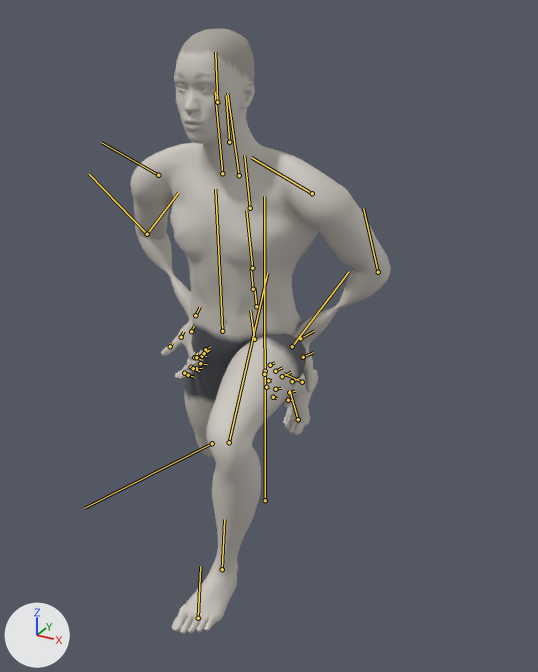
What one commit did to the glTF model exports/split-squat.glb.
One viewpoint serves both versions: a 50 mm lens placed at (0.959, -1.719, 1.435), pointed at (0.047, -0.061, 0.606). Every picture has the same lights, and +X, +Y and +Z are marked at lower left. The picture after the commit comes second. Both versions are drawn at frame 63 of the action 'split-squat_left'; the numbers are the values there. The bones that change, and the others that lie on the model, are drawn over the model as lines.
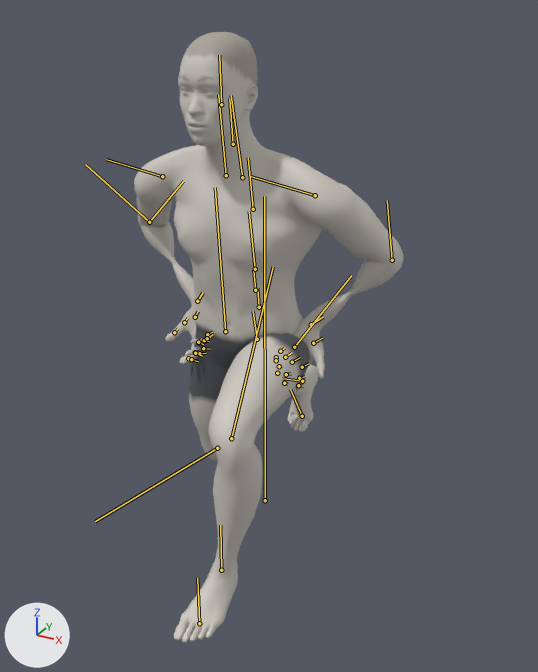
The change, as a diff of the scene's bpy script:
```diff
--- a/exports/split-squat.glb.py
+++ b/exports/split-squat.glb.py
@@ bone_pelvis @@
 bone_pelvis = bpy.data.objects['Body'].pose.bones['pelvis']  # child of 'Root'
-bone_pelvis.location = (0.056, -0.391, 0.0)
+bone_pelvis.location = (0.041, -0.398, 0.0)
@@ bone_upperarm_l @@
 bone_upperarm_l = bpy.data.objects['Body'].pose.bones['upperarm_l']  # child of 'clavicle_l'
-bone_upperarm_l.rotation_quaternion = (0.806, -0.172, -0.385, -0.416)  # degrees (4, -50, -56)
+bone_upperarm_l.rotation_quaternion = (0.794, -0.158, -0.338, -0.48)  # degrees (6, -43, -65)
@@ bone_lowerarm_l @@
 bone_lowerarm_l = bpy.data.objects['Body'].pose.bones['lowerarm_l']  # child of 'upperarm_l'
-bone_lowerarm_l.rotation_quaternion = (0.942, 0.123, -0.267, 0.16)  # degrees (10, -33, 16)
+bone_lowerarm_l.rotation_quaternion = (0.912, 0.13, -0.315, 0.23)  # degrees (7, -39, 26)
@@ bone_upperarm_r @@
 bone_upperarm_r = bpy.data.objects['Body'].pose.bones['upperarm_r']  # child of 'clavicle_r'
-bone_upperarm_r.rotation_quaternion = (0.806, 0.172, 0.385, -0.416)  # degrees (-4, 50, -56)
+bone_upperarm_r.rotation_quaternion = (0.794, 0.158, 0.338, -0.48)  # degrees (-6, 43, -65)
@@ bone_lowerarm_r @@
 bone_lowerarm_r = bpy.data.objects['Body'].pose.bones['lowerarm_r']  # child of 'upperarm_r'
-bone_lowerarm_r.rotation_quaternion = (0.942, -0.123, 0.267, 0.16)  # degrees (-10, 33, 16)
+bone_lowerarm_r.rotation_quaternion = (0.912, -0.13, 0.315, 0.23)  # degrees (-7, 39, 26)
@@ bone_thigh_l @@
 bone_thigh_l = bpy.data.objects['Body'].pose.bones['thigh_l']  # child of 'pelvis'
-bone_thigh_l.rotation_quaternion = (0.701, -0.028, 0.058, 0.71)  # degrees (2, 7, 91)
+bone_thigh_l.rotation_quaternion = (0.691, -0.046, 0.069, 0.718)  # degrees (2, 9, 92)
@@ bone_calf_l @@
 bone_calf_l = bpy.data.objects['Body'].pose.bones['calf_l']  # child of 'thigh_l'
-bone_calf_l.rotation_quaternion = (0.727, -0.029, 0.087, -0.68)  # degrees (-9, 5, -87)
+bone_calf_l.rotation_quaternion = (0.733, -0.013, 0.072, -0.677)  # degrees (-7, 5, -86)
@@ bone_foot_l @@
 bone_foot_l = bpy.data.objects['Body'].pose.bones['foot_l']  # child of 'calf_l'
-bone_foot_l.rotation_quaternion = (0.979, 0.131, -0.052, 0.15)  # degrees (14, -8, 16)
+bone_foot_l.rotation_quaternion = (0.989, 0.132, -0.038, 0.051)  # degrees (15, -5, 5)
@@ bone_thigh_r @@
 bone_thigh_r = bpy.data.objects['Body'].pose.bones['thigh_r']  # child of 'pelvis'
-bone_thigh_r.rotation_quaternion = (0.995, -0.042, -0.088, 0.022)  # degrees (-5, -10, 3)
+bone_thigh_r.rotation_quaternion = (0.996, -0.019, -0.083, 0.035)  # degrees (-3, -9, 4)
@@ bone_calf_r @@
 bone_calf_r = bpy.data.objects['Body'].pose.bones['calf_r']  # child of 'thigh_r'
-bone_calf_r.rotation_quaternion = (0.735, 0.029, -0.086, -0.672)  # degrees (9, -5, -85)
+bone_calf_r.rotation_quaternion = (0.72, 0.013, -0.073, -0.69)  # degrees (7, -5, -88)
@@ bone_foot_r @@
 bone_foot_r = bpy.data.objects['Body'].pose.bones['foot_r']  # child of 'calf_r'
-bone_foot_r.rotation_quaternion = (0.93, -0.076, 0.146, 0.329)  # degrees (-3, 19, 38)
+bone_foot_r.rotation_quaternion = (0.955, -0.07, 0.11, 0.267)  # degrees (-4, 14, 31)
```

Pixel boxes [x1, y1, x2, y2] of what changed, in the pictures (538 x 672 px):
'Mesh_0', posed
    before: [131, 28, 391, 634]
    after: [134, 32, 404, 643]
bone 'pelvis', root to tip
    before: (254, 339) to (250, 310)
    after: (257, 339) to (253, 311)
bone 'upperarm_l', root to tip
    before: (312, 193) to (251, 157)
    after: (315, 195) to (249, 176)
bone 'lowerarm_l', root to tip
    before: (378, 272) to (363, 208)
    after: (392, 260) to (387, 200)
bone 'upperarm_r', root to tip
    before: (158, 175) to (101, 142)
    after: (162, 176) to (106, 159)
bone 'lowerarm_r', root to tip
    before: (147, 234) to (89, 174)
    after: (149, 222) to (85, 164)
bone 'thigh_l', root to tip
    before: (292, 346) to (349, 271)
    after: (294, 347) to (351, 275)
bone 'calf_l', root to tip
    before: (229, 442) to (267, 273)
    after: (231, 438) to (273, 266)
bone 'foot_l', root to tip
    before: (222, 569) to (224, 519)
    after: (221, 570) to (220, 525)
bone 'thigh_r', root to tip
    before: (222, 331) to (215, 189)
    after: (225, 331) to (215, 187)
bone 'calf_r', root to tip
    before: (212, 443) to (84, 508)
    after: (217, 448) to (95, 521)
bone 'foot_r', root to tip
    before: (302, 382) to (284, 373)
    after: (302, 381) to (282, 378)
